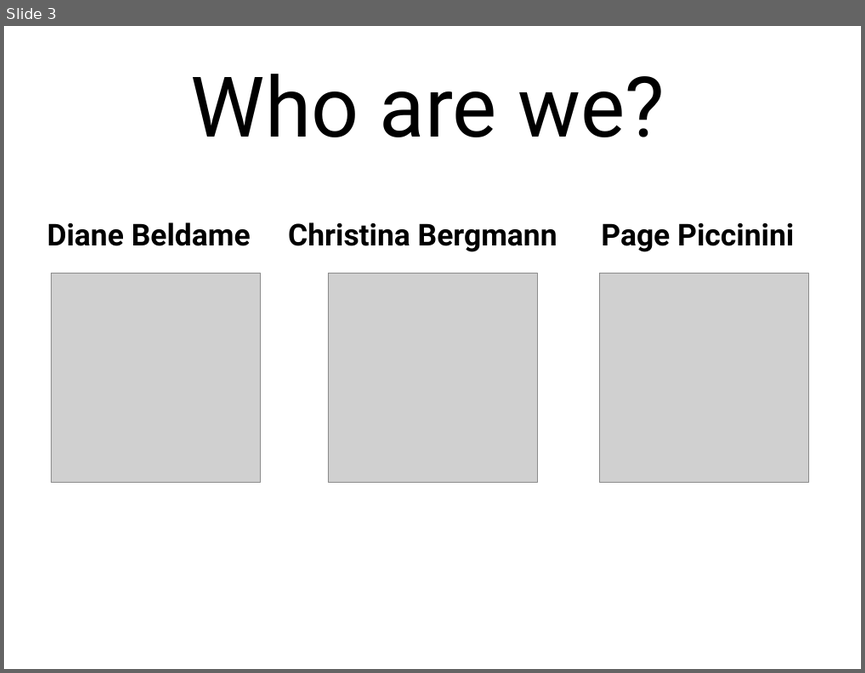
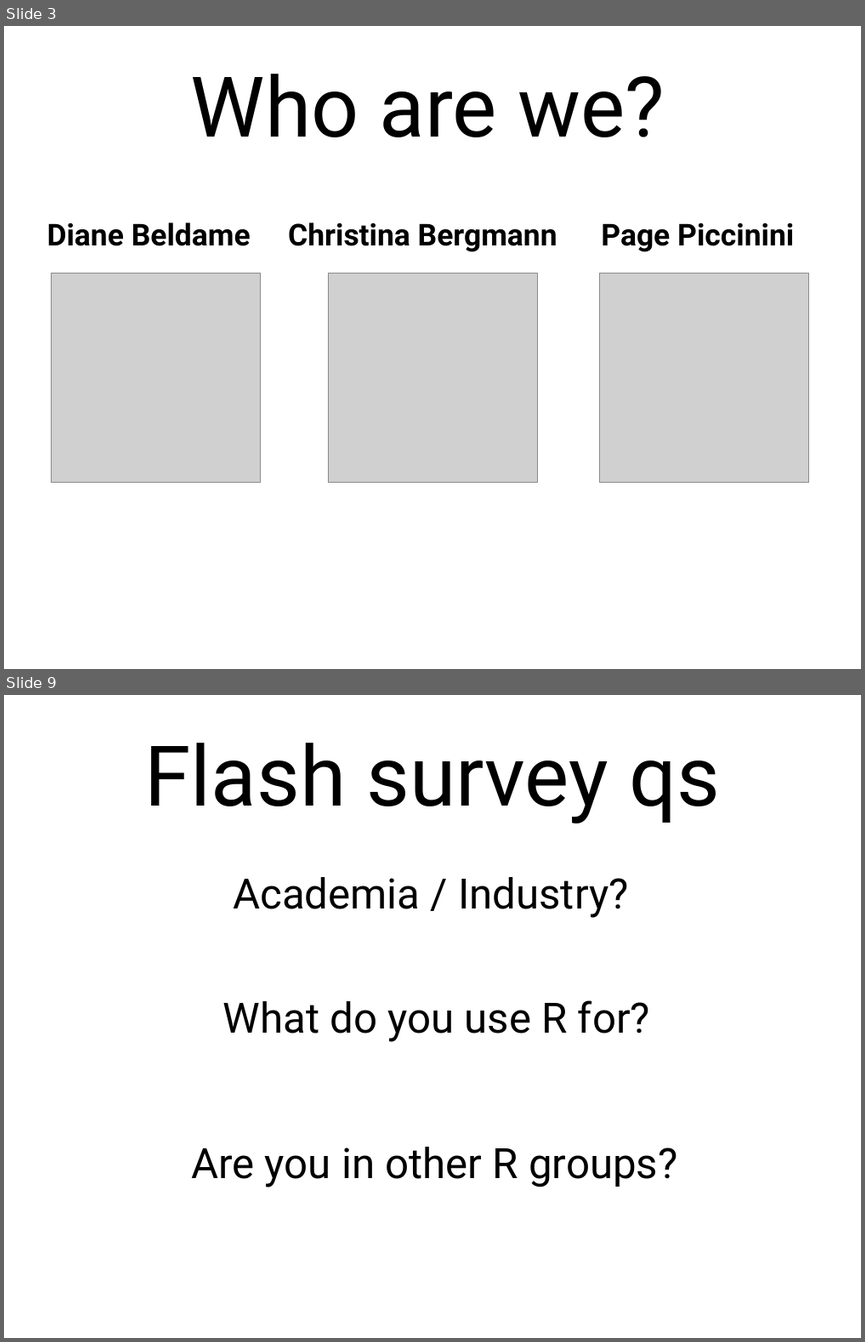
Before and after one commit to rladies-paris/inaugural_meeting_2016-10-05, a slide deck: presentation/inaugural_meeting_2016-10-05_presentation.pptx. Shown one above the other, each under a label of ours: slide 3 before the commit, slides 3 and 9 after it; the slides between them are not shown. The pictures are 865x673 and 865x1342 pixels, drawn with LibreOffice and Linux fonts; fonts in the diff are those of the drawing; grey boxes stand for pictures. Boxes give left, top, right and bottom in pixels: in the first picture for what was removed or moved away, otherwise in the second. Text is boxed around its words. In the diff, an @@ line names an element or a change of style, - is before the commit and + after.

```diff
--- a/presentation/inaugural_meeting_2016-10-05_presentation.pptx
+++ b/presentation/inaugural_meeting_2016-10-05_presentation.pptx
@@ slide 9 added at (4,695,861,1338), background #FFFFFF @@
@@ text added at (145,743,721,823), 100 pt, text #000000 @@
+Flash survey qs
@@ text added at (233,877,628,918), 50 pt, text #000000 @@
+Academia / Industry?
@@ text added at (223,1000,650,1042), 50 pt, text #000000 @@
+What do you use R for?
@@ text added at (191,1146,677,1187), 50 pt, text #000000 @@
+Are you in other R groups?
```
Also in this commit, not shown: 3 slides changed, 1 other slide added, 1 slide removed, 13 other files.
